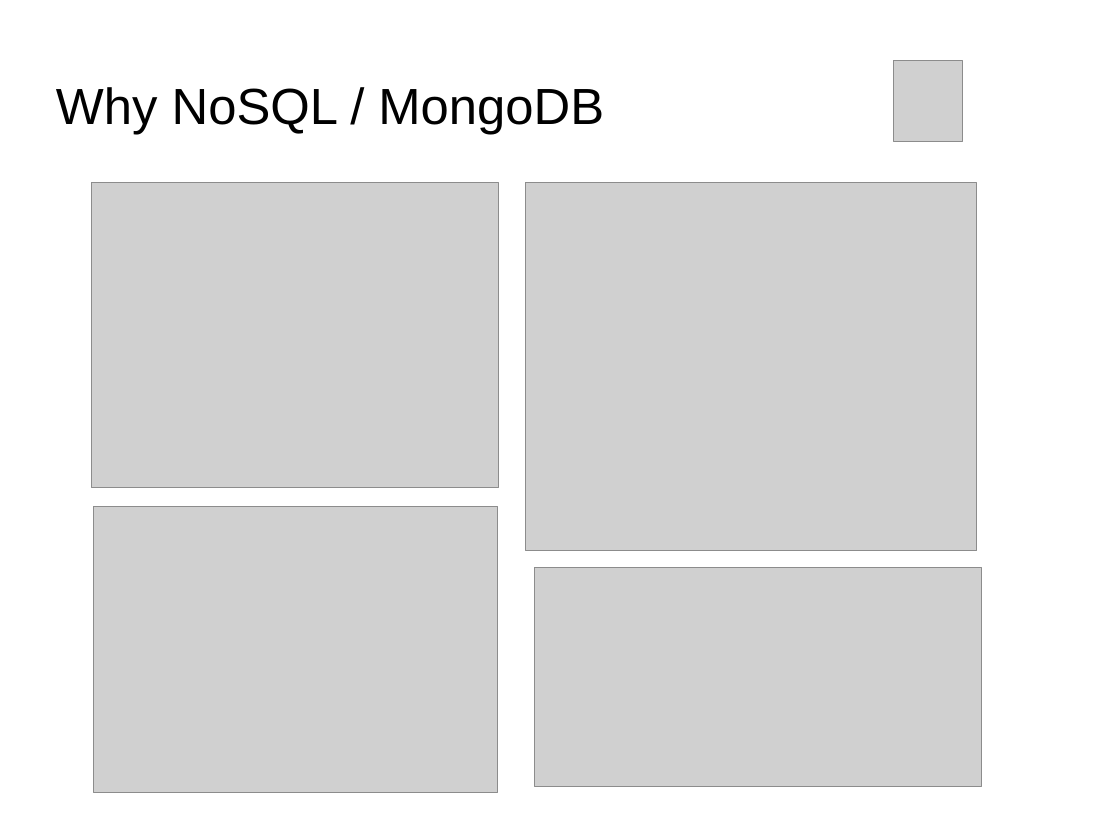
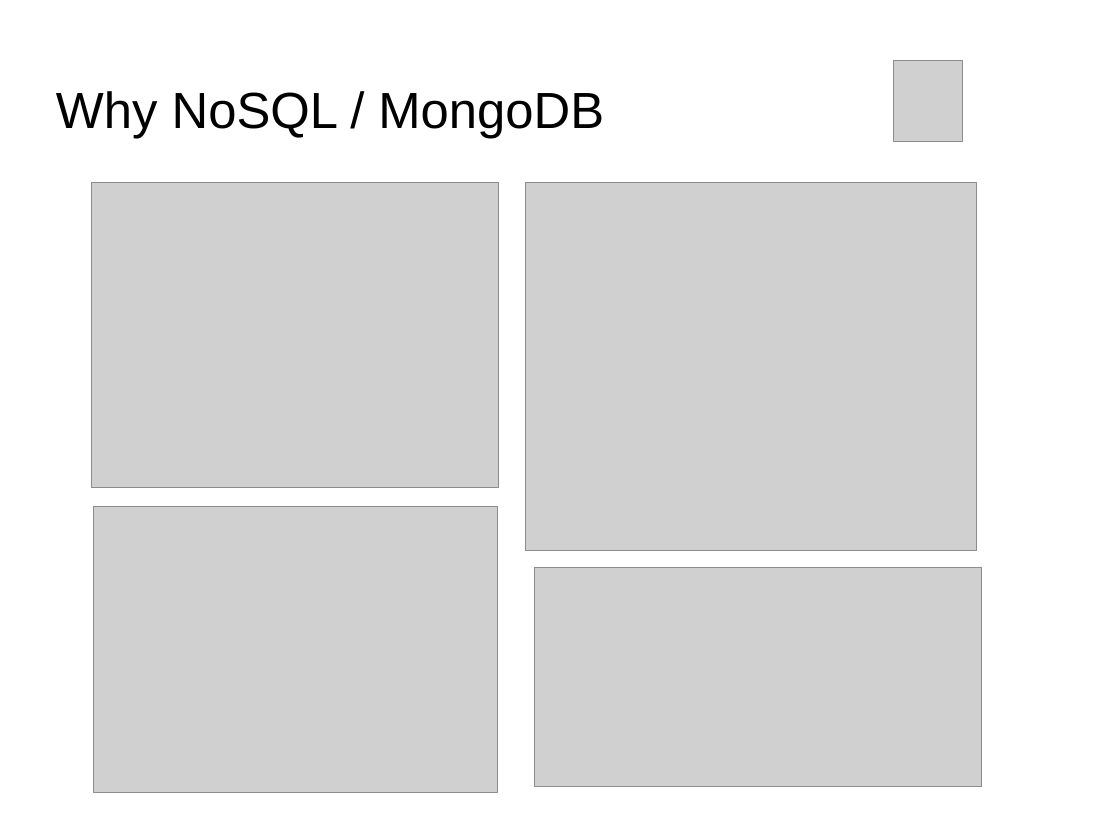
Before and after one commit to Bhakti/mongo_session, a slide deck: slide 4 of MongoDB_Session.odp. Drawn at 1120x840 pixels with LibreOffice and Linux fonts; fonts in the diff are those of the drawing; grey boxes stand for pictures; background and template pictures are left out. Boxes give left, top, right and bottom in pixels: in the first picture for what was removed or moved away, otherwise in the second. Text is boxed around its words. In the diff, an @@ line names an element or a change of style, - is before the commit and + after.

```diff
--- a/MongoDB_Session.odp
+++ b/MongoDB_Session.odp
@@ title "Why NoSQL / MongoDB": place and size @@
-title "Why NoSQL / MongoDB" at <box>56,87,604,134</box>
+title "Why NoSQL / MongoDB" at <box>56,91,604,138</box>
```
Also in this commit, not shown: 3 other slides changed, 8 other files.
